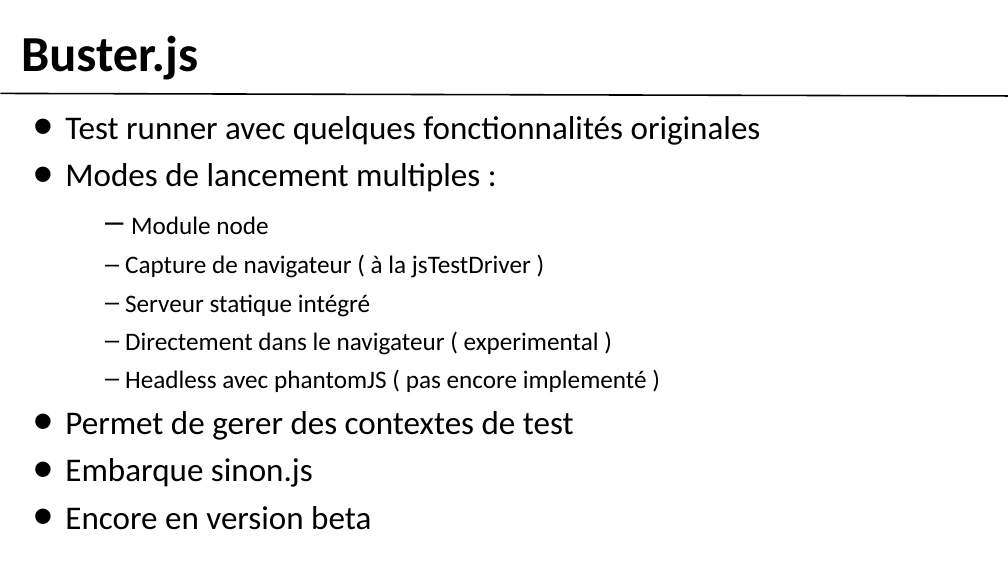
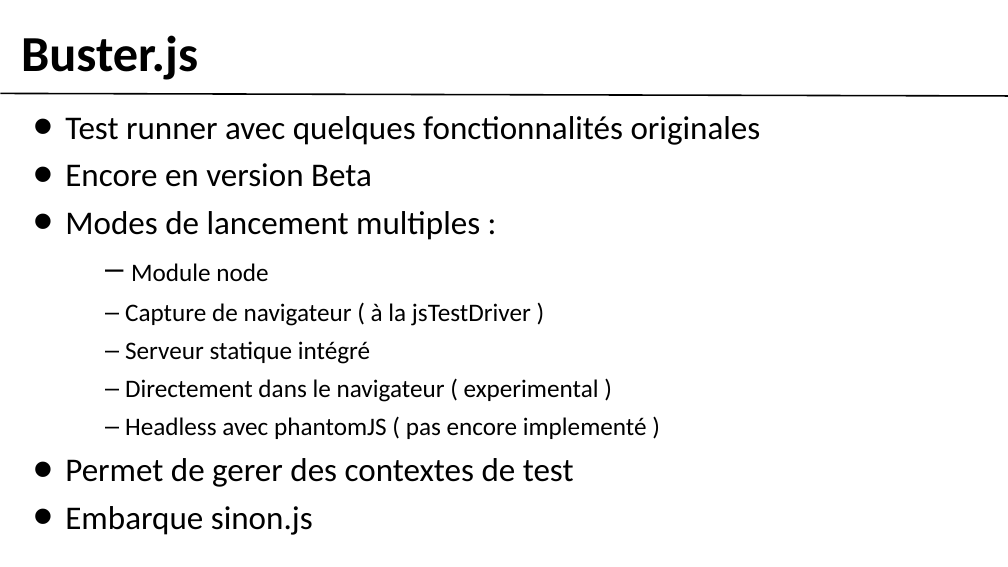
Before and after one commit to gobengo/devoxx-panorama-js-testing, a slide deck: slide 2 of doc/buster_part.ppt. Drawn at 1008x567 pixels with LibreOffice and Linux fonts; fonts in the diff are those of the drawing; background and template pictures are left out. Boxes give left, top, right and bottom in pixels: in the first picture for what was removed or moved away, otherwise in the second. Text is boxed around its words. In the diff, an @@ line names an element or a change of style, - is before the commit and + after.

```diff
--- a/doc/buster_part.ppt
+++ b/doc/buster_part.ppt
@@ text at <box>65,163,372,187</box>: paragraph added @@
+• Encore en version Beta
@@ text at <box>65,506,371,530</box>: paragraph removed @@
-• Encore en version beta
```
Also in this commit, not shown: 1 other file.
